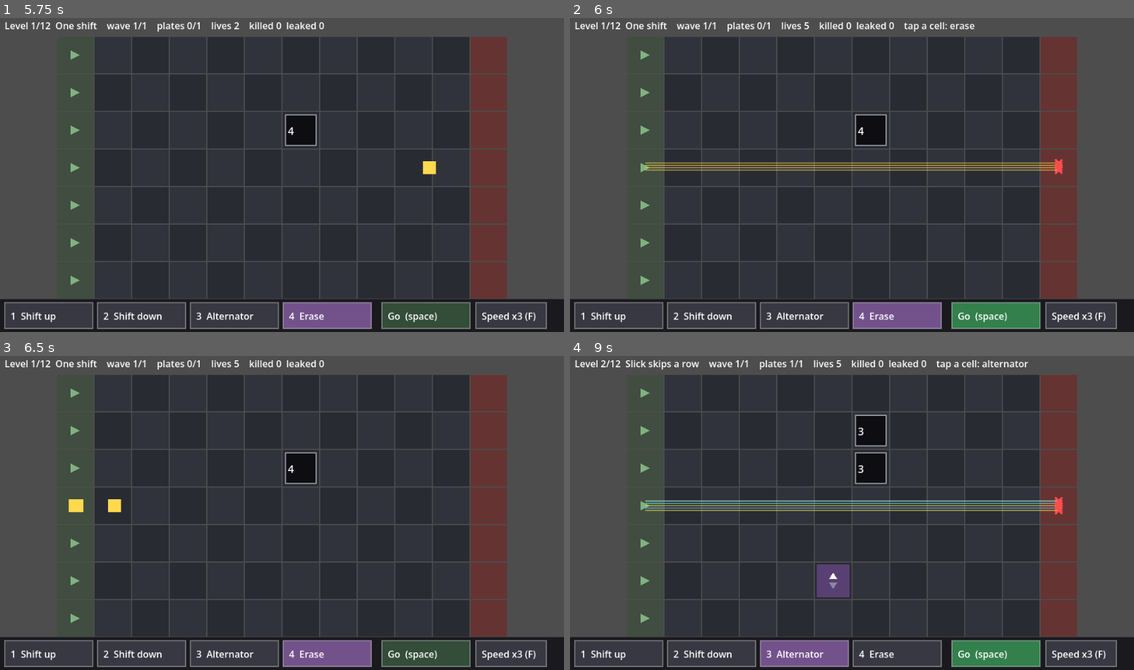
Above: before the commit, frames 1-4 (two rows, left to right).
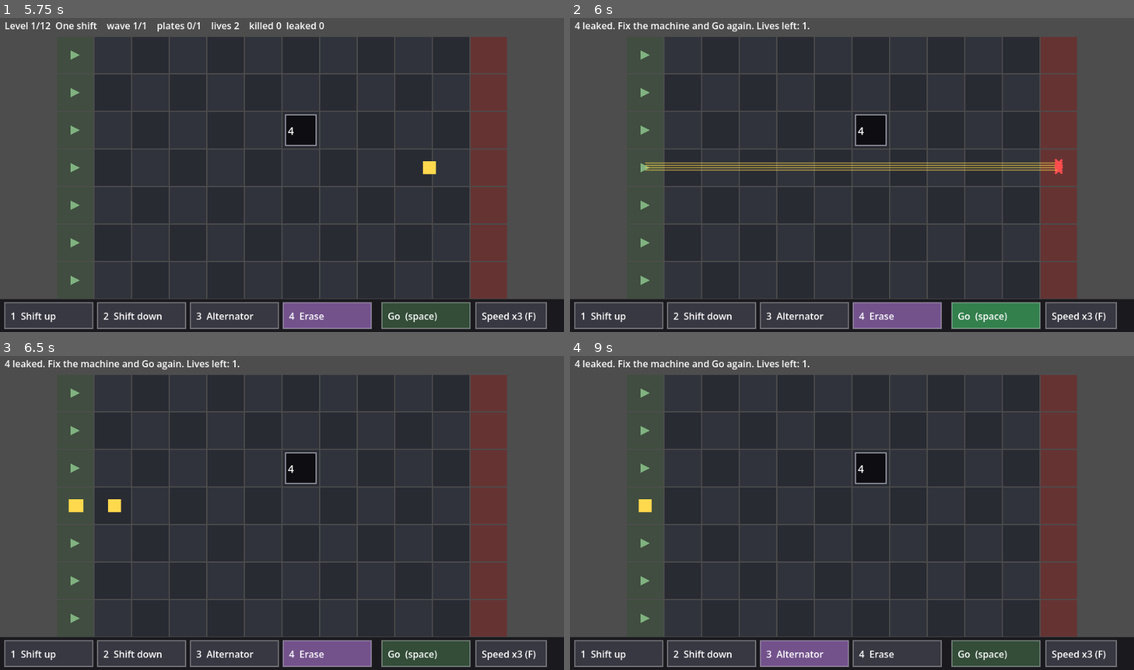
Above: after the commit, the same moments.

Repository: VladimirLi/game-off-2026
Game: Godot game, scene res://main.tscn
Same seed, same stepped clock (60 frames per second), same inputs: the game is played once before the commit and once after it.
Inputs (mouse positions are in pixels of both pictures, inside the frame that each line leads up to):
- Up to frame 1 (5.75 s): tap Enter at 0.5, 4.35 s; move the mouse to (406, 159) at 0.52 s; tap 1 at 0.6 s; click (406, 159) at 0.67 s; tap Space at 0.77, 1.25, 1.52, 3.02, 3.77, 4.52 s; move the mouse to (169, 190) at 1.27 s; tap 2 at 1.35 s; click (169, 190) at 1.42 s; move the mouse to (338, 102) at 2.02 s; tap 3 at 2.1 s; click (338, 102) at 2.17 s; move the mouse to (253, 237) at 2.77 s; tap 4 at 2.85 s; click (253, 237) at 2.92 s; move the mouse to (451, 222) at 3.52 s; tap X at 3.6 s; click (451, 222) at 3.67 s; move the mouse to (112, 124) at 4.27 s; click (112, 124) at 4.42 s; move the mouse to (310, 175) at 5.02 s; tap F at 5.1 s; click (310, 175) at 5.17 s
- Up to frame 2 (6 s): move the mouse to (767, 93) at 5.77 s; tap R at 5.85 s; click (767, 93) at 5.92 s
- Up to frame 3 (6.5 s): tap Space at 6.02 s
- Up to frame 4 (9 s): move the mouse to (976, 497) at 6.52 s; tap N at 6.6 s; click (976, 497) at 6.67 s; tap Space at 6.77, 7.52 s; move the mouse to (739, 528) at 7.27 s; tap 1 at 7.35 s; click (739, 528) at 7.42 s; move the mouse to (908, 440) at 8.02 s; tap 2 at 8.1 s; click (908, 440) at 8.17 s; tap Enter at 8.75 s; move the mouse to (823, 575) at 8.77 s; tap 3 at 8.85 s; click (823, 575) at 8.92 s

Frame 1 is identical in both runs. In frame 2, 0.9% of the frame differs, in the area x 0-72%, y 1-5%; in frame 3, 0.7%; in frame 4, 5.5%, in the area x 0-88%, y 1-99%.

Commit message:
Shunting Yard: a wave passes only with zero leaks
Playtest log showed level 1 marked complete after all four enemies leaked,
because a life was left. Leaks now cost lives and the wave is retried with
the pits restored; a level is won only by sorting every wave.

Co-Authored-By: Claude Fable 5.1 <noreply@anthropic.com>
Claude-Session: https://claude.ai/code/session_01NqWBH5ixVA9psnbjQFsgAD

Diff:
--- a/prototypes/shunting-yard/main.gd
+++ b/prototypes/shunting-yard/main.gd
@@ -6,7 +6,8 @@
 # down, alternating per enemy. An enemy shifted onto another plate is shifted again (chains up to 4).
 # Walls clamp. Before Go, every enemy's path through the machine is traced, and each pit shows its predicted fill.
 # Levels: {name, pits: [[col, row, capacity]], budget, waves: [[[kind, row, count], ...], ...]}.
-# Groups within a wave are interleaved, so sorting matters. Each level gives 5 lives; a leak costs one.
+# Groups within a wave are interleaved, so sorting matters. A wave passes only with zero leaks; each leak costs
+# one of the level's 5 lives and the wave is retried with the pits as they were.
 
 const COLS := 12            # column 0 spawns, column 11 is the base
 const ROWS := 7
@@ -358,12 +359,17 @@
 	running = false
 	killed += sim["killed"]
 	leaked += sim["leaked"]
-	for k in sim["pits"]:
-		pits[k] = sim["pits"][k]
 	if lives <= 0:
 		failed = true
 		report("FAILED")
 		return
+	if sim["leaked"] > 0:  # a wave passes only with zero leaks: pits are restored and the wave is retried
+		report("wave leaked, retry")
+		set_note("%d leaked. Fix the machine and Go again. Lives left: %d." % [sim["leaked"], lives])
+		update_preview()
+		return
+	for k in sim["pits"]:
+		pits[k] = sim["pits"][k]
 	report("wave done")
 	wave += 1
 	if wave >= LEVELS[level]["waves"].size():
